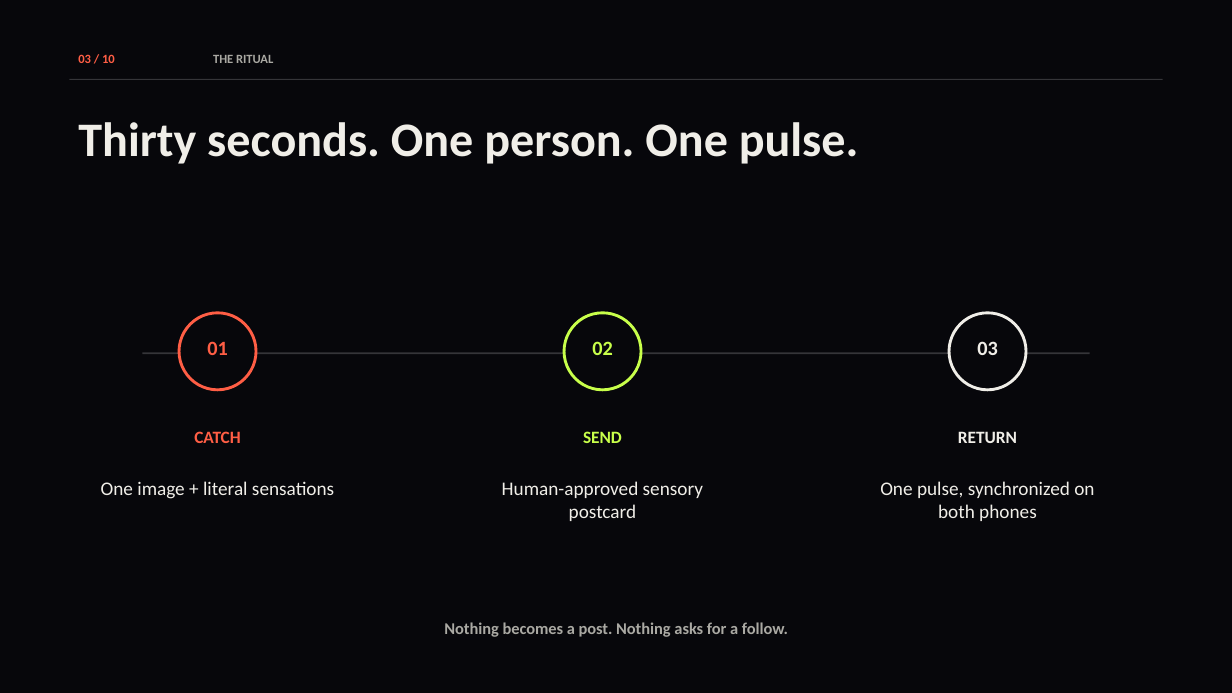
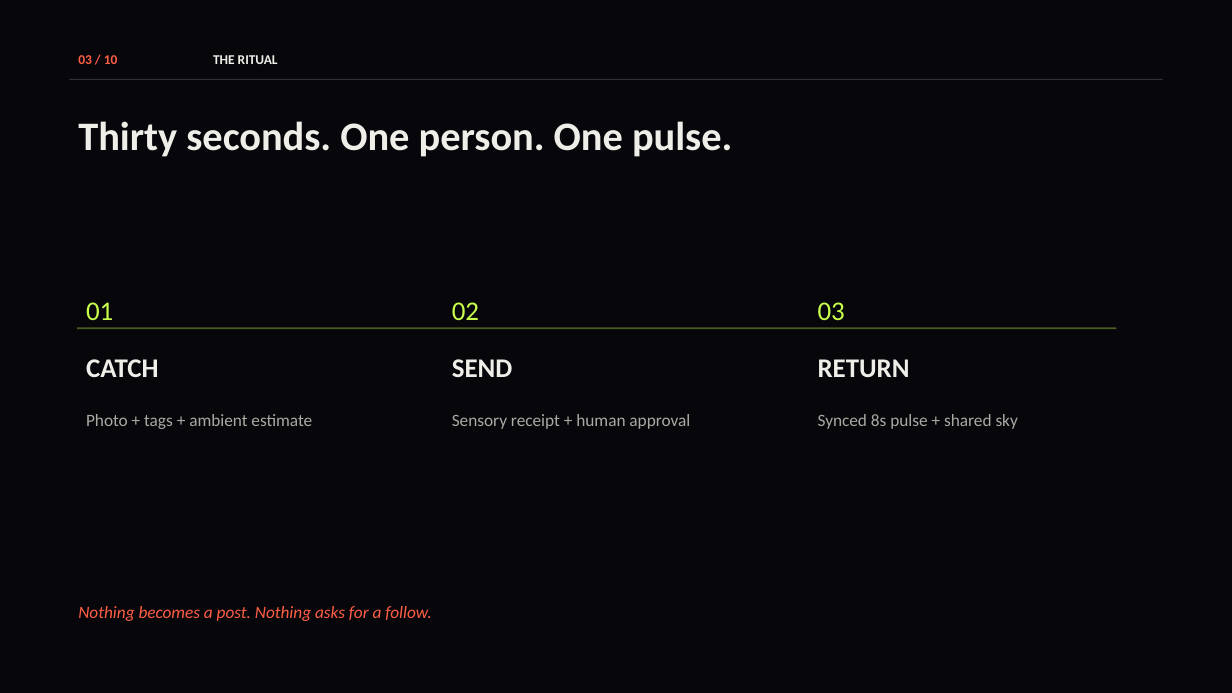
Before and after one commit to vnmoorthy/same-sky, a slide deck: slide 3 of docs/Same-Sky-Hackathon-Deck.pptx. Drawn at 1232x693 pixels with LibreOffice and Linux fonts; fonts in the diff are those of the drawing. Boxes give left, top, right and bottom in pixels: in the first picture for what was removed or moved away, otherwise in the second. Text is boxed around its words. In the diff, an @@ line names an element or a change of style, - is before the commit and + after.

```diff
--- a/docs/Same-Sky-Hackathon-Deck.pptx
+++ b/docs/Same-Sky-Hackathon-Deck.pptx
@@ text "03 / 10" at (78,55,118,64): size 9.8 to 10.5 pt @@
@@ text "THE RITUAL" at (213,55,278,64): size 9.8 to 10.5 pt, text colour #AAA9A3 to #F0EEE8 @@
@@ text "Thirty seconds. One person. One ..." at (78,121,732,157): size 37.5 to 31.5 pt @@
@@ text "01": place and size @@
-text "01" at (207,341,227,355)
+text "01" at (86,302,113,320)
@@ text "01" at (86,302,113,320): size 15.8 to 21 pt, text colour #FF5E45 to #C8FF4A, bold off; alignment centre to left @@
@@ text "02": place and size @@
-text "02" at (592,341,612,355)
+text "02" at (452,302,479,320)
@@ text "02" at (452,302,479,320): size 15.8 to 21 pt, bold off; alignment centre to left @@
@@ text "03": place and size @@
-text "03" at (977,341,997,355)
+text "03" at (818,302,845,320)
@@ text "03" at (818,302,845,320): size 15.8 to 21 pt, text colour #F0EEE8 to #C8FF4A, bold off; alignment centre to left @@
@@ rectangle: place and size @@
-rectangle at (142,352,1090,354)
+rectangle at (77,327,1116,329)
@@ rectangle at (77,327,1116,329): fill #353539 to #C8FF4A at 35% opacity @@
@@ ellipse removed at (179,313,256,390) @@
@@ ellipse removed at (564,313,640,390) @@
@@ ellipse removed at (949,313,1026,390) @@
@@ text "CATCH": place and size @@
-text "CATCH" at (194,431,240,443)
+text "CATCH" at (86,359,158,377)
@@ text "CATCH" at (86,359,158,377): size 13.5 to 21 pt, text colour #FF5E45 to #F0EEE8; alignment centre to left @@
@@ text "SEND": place and size @@
-text "SEND" at (583,431,622,443)
+text "SEND" at (452,359,513,377)
@@ text "SEND" at (452,359,513,377): size 13.5 to 21 pt, text colour #C8FF4A to #F0EEE8; alignment centre to left @@
@@ text "RETURN": place and size @@
-text "RETURN" at (958,431,1017,443)
+text "RETURN" at (818,359,910,377)
@@ text "RETURN" at (818,359,910,377): size 13.5 to 21 pt; alignment centre to left @@
@@ text added at (86,414,312,429), 13.5 pt, text #AAA9A3 @@
+Photo + tags + ambient estimate
@@ text added at (452,414,690,429), 13.5 pt, text #AAA9A3 @@
+Sensory receipt + human approval
@@ text added at (818,414,1018,429), 13.5 pt, text #AAA9A3 @@
+Synced 8s pulse + shared sky
@@ text removed at (101,481,334,499) @@
-One image + literal sensations
@@ text removed at (502,481,703,521) @@
-Human-approved sensory postcard
@@ text removed at (880,481,1094,521) @@
-One pulse, synchronized on both phones
@@ text "Nothing becomes a post. Nothing ...": place and size @@
-text "Nothing becomes a post. Nothing ..." at (444,622,788,637)
+text "Nothing becomes a post. Nothing ..." at (78,606,431,621)
@@ text "Nothing becomes a post. Nothing ..." at (78,606,431,621): size 12.8 to 13.5 pt, text colour #AAA9A3 to #FF5E45, bold off, italic on; alignment centre to left @@
```
Also in this commit, not shown: 9 other slides changed, 5 other files.
